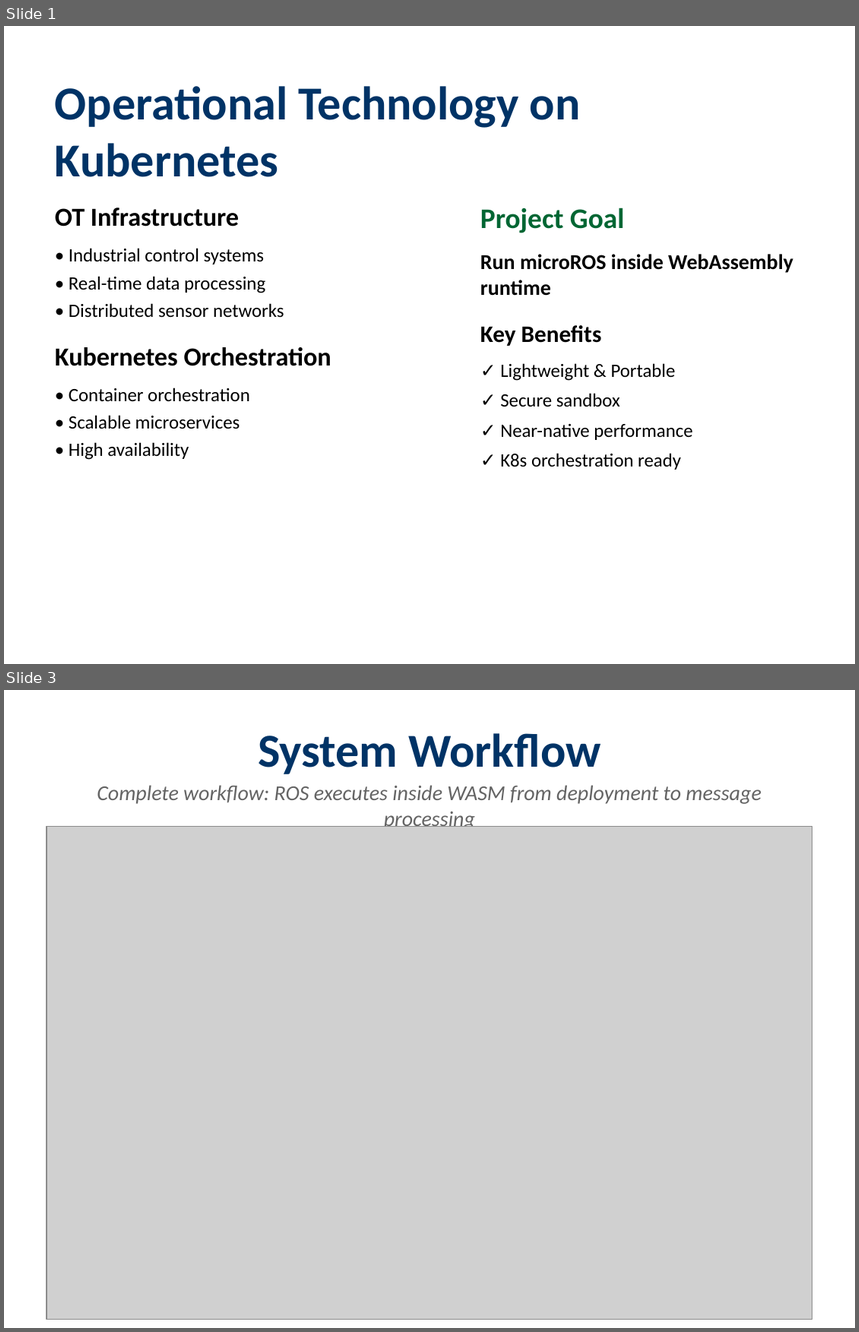
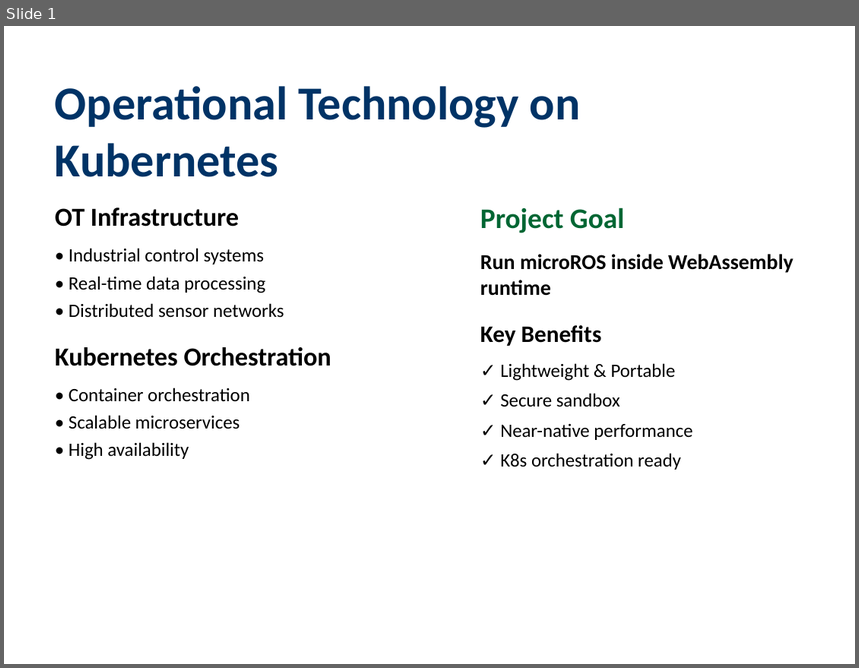
Before and after one commit to lucadagati/ros_wasm_example, a slide deck: microROS_WASM_K8s_Feasibility.pptx. Shown one above the other, each under a label of ours: slides 1 and 3 before the commit, slide 1 after it; the slides between them are not shown. The pictures are 859x1332 and 859x668 pixels, drawn with LibreOffice and Linux fonts; fonts in the diff are those of the drawing; grey boxes stand for pictures. Boxes give left, top, right and bottom in pixels: in the first picture for what was removed or moved away, otherwise in the second. Text is boxed around its words. In the diff, an @@ line names an element or a change of style, - is before the commit and + after.

Commit message:
Complete: All tests executed, README updated, PPTX regenerated
- Functional tests: 18/18 PASS
- System tests: 10/12 PASS (2 expected failures for external deps)
- README updated with target architecture (microROS in WASM)
- PPTX regenerated with all UML diagrams
- All files committed and ready for push

```diff
--- a/microROS_WASM_K8s_Feasibility.pptx
+++ b/microROS_WASM_K8s_Feasibility.pptx
@@ slide 3 removed at bbox=[4, 690, 855, 1328], background #FFFFFF @@
@@ text removed at bbox=[258, 733, 601, 774] @@
-System Workflow
@@ text removed at bbox=[97, 785, 761, 831] @@
-Complete workflow: ROS executes inside WASM from deployment to message processing
@@ picture removed at bbox=[47, 826, 813, 1320] @@
```
Also in this commit, not shown: 1 slide changed, 1 slide added, 4 other slides removed, 4 other files.
